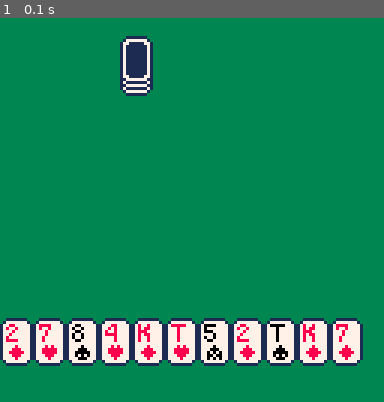
Above: before the commit, frame 1.
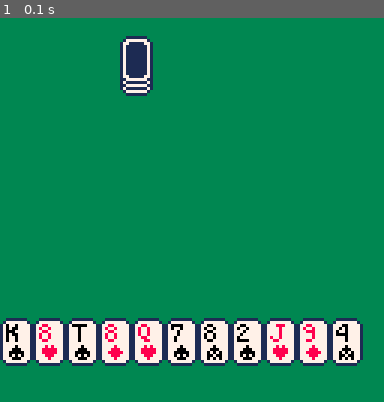
Above: after the commit, the same moment.

Repository: UA-koval/blackjack-pico-8
Game: PICO-8 cartridge blackjack.p8
Two runs of this game, one before a commit and one after it. Both use one fixed random seed, a clock stepped at 60 frames per second and the inputs below.
Inputs:
- Up to frame 1 (0.1 s): no input

The runs differ from the first frame. In frame 1, 1.6% of the frame differs, in the area x 1-93%, y 79-90%.

Commit message:
Implemented card generator

Diff:
--- a/blackjack.p8
+++ b/blackjack.p8
@@ -28,11 +28,14 @@
  counter+=1
 end
 
+function generate_card()
+ return {flr(rnd(13)),flr(rnd(4))}
+end
 -- main game functions --
 -------------------------
 function _init()
  for i=0,10 do
-  add(hand,{flr(rnd(13)),flr(rnd(4))})
+  add(hand,generate_card())
  end
 end
 
